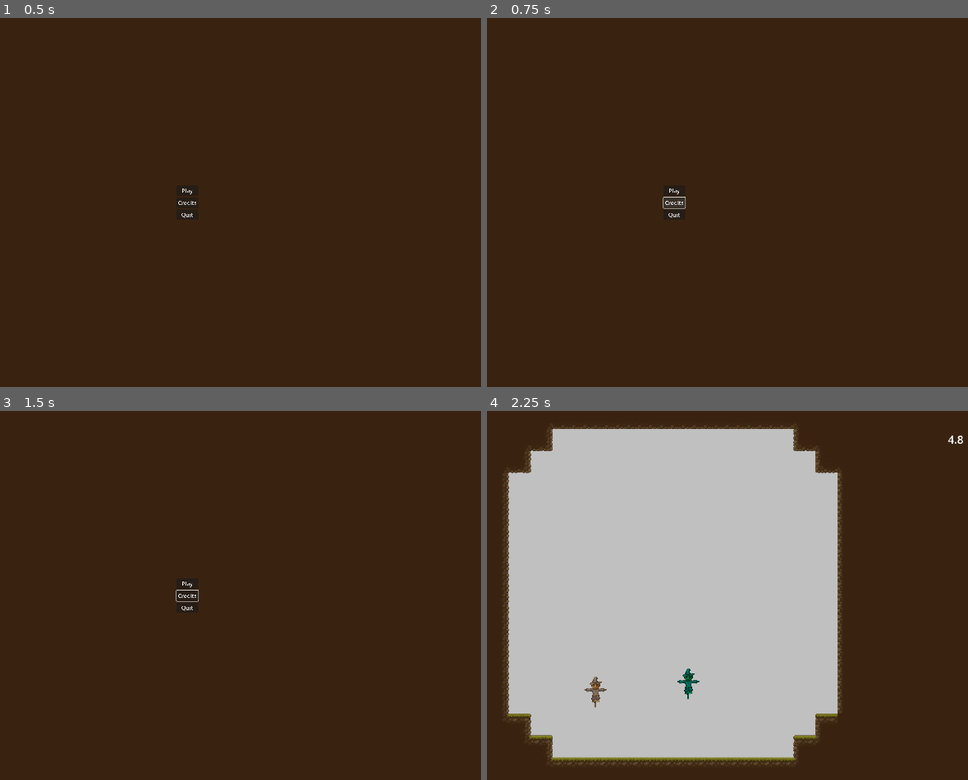
Above: before the commit, frames 1-4 (two rows, left to right).
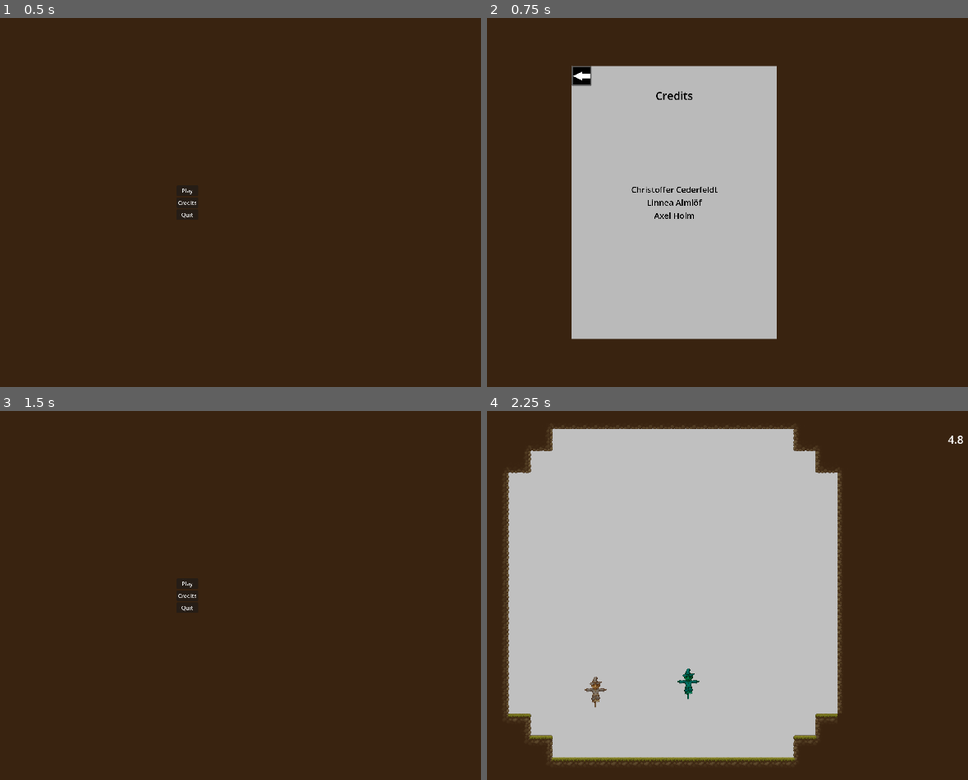
Above: after the commit, the same moments.

Repository: adudewithapc/piktiv-autumn-game-jam-2024
Game: Godot game, scene res://Scenes/Menu.tscn
The game is run twice, just before and just after one commit, with the same random seed, the same clock (stepped at 60 frames per second) and the same inputs. Sound files missing from this copy of the repository are replaced by a short silence.
Inputs (mouse positions are in pixels of both pictures, inside the frame that each line leads up to):
- Up to frame 1 (0.5 s): no input
- Up to frame 2 (0.75 s): click "Credits" at 0.5 s
- Up to frame 3 (1.5 s): click (96, 470) at 1.27 s
- Up to frame 4 (2.25 s): click "Play" at 2 s

Frame 1 is identical in both runs. In frame 2, 32% of the frame differs, in the area x 17-61%, y 12-88%; in frame 3, less than 0.1%; in frame 4, nothing differs.

Commit message:
Credits navigation

Diff:
--- a/Scenes/Menu.tscn
+++ b/Scenes/Menu.tscn
@@ -1,9 +1,21 @@
-[gd_scene load_steps=2 format=3 uid="uid://dj8il2mlhord6"]
+[gd_scene load_steps=4 format=3 uid="uid://dj8il2mlhord6"]
 
+[ext_resource type="Script" path="res://Scripts/MenuSwitcher.gd" id="1_2438t"]
 [ext_resource type="Script" path="res://Scripts/Menu.gd" id="1_gty37"]
+[ext_resource type="PackedScene" uid="uid://bdg5ibh43a2wl" path="res://Scenes/UI/Credits.tscn" id="2_gforu"]
 
-[node name="Menu" type="Control"]
+[node name="Menu" type="Control" node_paths=PackedStringArray("current")]
 layout_mode = 3
+anchors_preset = 15
+anchor_right = 1.0
+anchor_bottom = 1.0
+grow_horizontal = 2
+grow_vertical = 2
+script = ExtResource("1_2438t")
+current = NodePath("MainMenu")
+
+[node name="MainMenu" type="Control" parent="."]
+layout_mode = 1
 anchors_preset = 15
 anchor_right = 1.0
 anchor_bottom = 1.0
@@ -11,32 +23,39 @@
 grow_vertical = 2
 script = ExtResource("1_gty37")
 
-[node name="VBoxContainer" type="VBoxContainer" parent="."]
+[node name="VBoxContainer" type="VBoxContainer" parent="MainMenu"]
 layout_mode = 1
 anchors_preset = 8
 anchor_left = 0.5
 anchor_top = 0.5
 anchor_right = 0.5
 anchor_bottom = 0.5
-offset_left = -21.0
-offset_top = -33.0
-offset_right = 21.0
-offset_bottom = 33.0
+offset_left = -31.5
+offset_top = -50.5
+offset_right = 31.5
+offset_bottom = 50.5
 grow_horizontal = 2
 grow_vertical = 2
 
-[node name="PlayButton" type="Button" parent="VBoxContainer"]
+[node name="PlayButton" type="Button" parent="MainMenu/VBoxContainer"]
 layout_mode = 2
 text = "Play"
 
-[node name="CreditsButton" type="Button" parent="VBoxContainer"]
+[node name="CreditsButton" type="Button" parent="MainMenu/VBoxContainer"]
 layout_mode = 2
 text = "Credits"
 
-[node name="QuitButton" type="Button" parent="VBoxContainer"]
+[node name="QuitButton" type="Button" parent="MainMenu/VBoxContainer"]
 layout_mode = 2
 text = "Quit"
 
-[connection signal="pressed" from="VBoxContainer/PlayButton" to="." method="_on_play_button_pressed"]
-[connection signal="pressed" from="VBoxContainer/CreditsButton" to="." method="_on_credits_button_pressed"]
-[connection signal="pressed" from="VBoxContainer/QuitButton" to="." method="_on_quit_button_pressed"]
+[node name="Credits" parent="." instance=ExtResource("2_gforu")]
+visible = false
+layout_mode = 1
+
+[connection signal="pressed" from="MainMenu/VBoxContainer/PlayButton" to="MainMenu" method="_on_play_button_pressed"]
+[connection signal="pressed" from="MainMenu/VBoxContainer/CreditsButton" to="." method="_on_credits_button_pressed"]
+[connection signal="pressed" from="MainMenu/VBoxContainer/QuitButton" to="MainMenu" method="_on_quit_button_pressed"]
+[connection signal="pressed" from="Credits/TextureRect/BackButton" to="." method="_on_back_button_pressed"]
+
+[editable path="Credits"]
--- a/Scenes/UI/Credits.tscn
+++ b/Scenes/UI/Credits.tscn
@@ -1,4 +1,6 @@
-[gd_scene load_steps=5 format=3 uid="uid://b838q7drqbt6d"]
+[gd_scene load_steps=6 format=3 uid="uid://bdg5ibh43a2wl"]
+
+[ext_resource type="Texture2D" uid="uid://lpvrp468rxjr" path="res://Art/arrow.png" id="1_r4ara"]
 
 [sub_resource type="Gradient" id="Gradient_tkgbq"]
 offsets = PackedFloat32Array(0, 0.0194805)
@@ -50,6 +52,12 @@
 text = "Credits"
 label_settings = SubResource("LabelSettings_dp25u")
 
+[node name="BackButton" type="Button" parent="TextureRect"]
+layout_mode = 0
+offset_right = 8.0
+offset_bottom = 8.0
+icon = ExtResource("1_r4ara")
+
 [node name="VBoxContainer" type="VBoxContainer" parent="TextureRect"]
 layout_mode = 1
 anchors_preset = 8
@@ -81,3 +89,5 @@
 text = "Axel Holm"
 label_settings = SubResource("LabelSettings_hpxwo")
 horizontal_alignment = 1
+
+[connection signal="pressed" from="TextureRect/BackButton" to="." method="_on_back_button_pressed"]
--- /dev/null
+++ b/Scripts/Credits.gd
@@ -0,0 +1,6 @@
+extends Control
+
+@export var main_menu : PackedScene
+
+func _on_back_button_pressed() -> void:
+	get_tree().change_scene_to_packed(main_menu)
--- a/Scripts/Menu.gd
+++ b/Scripts/Menu.gd
@@ -2,9 +2,6 @@
 
 func _on_play_button_pressed() -> void:
 	get_tree().change_scene_to_file("res://Scenes/LevelArt.tscn")
-
-func _on_credits_button_pressed() -> void:
-	pass # Replace with function body.
 
 func _on_quit_button_pressed() -> void:
 	get_tree().quit()
--- /dev/null
+++ b/Scripts/MenuSwitcher.gd
@@ -0,0 +1,25 @@
+extends Control
+
+@export var current : Control:
+	set(new_value):
+		if current != null:
+			current.visible = false
+		current = new_value
+
+		if current != null:
+			current.visible = true
+	get:
+		return current
+
+@onready var main_menu := $MainMenu
+@onready var credits := $Credits
+
+func _ready() -> void:
+	current.visible = true
+
+func _on_credits_button_pressed() -> void:
+	current = credits
+
+
+func _on_back_button_pressed() -> void:
+	current = main_menu
